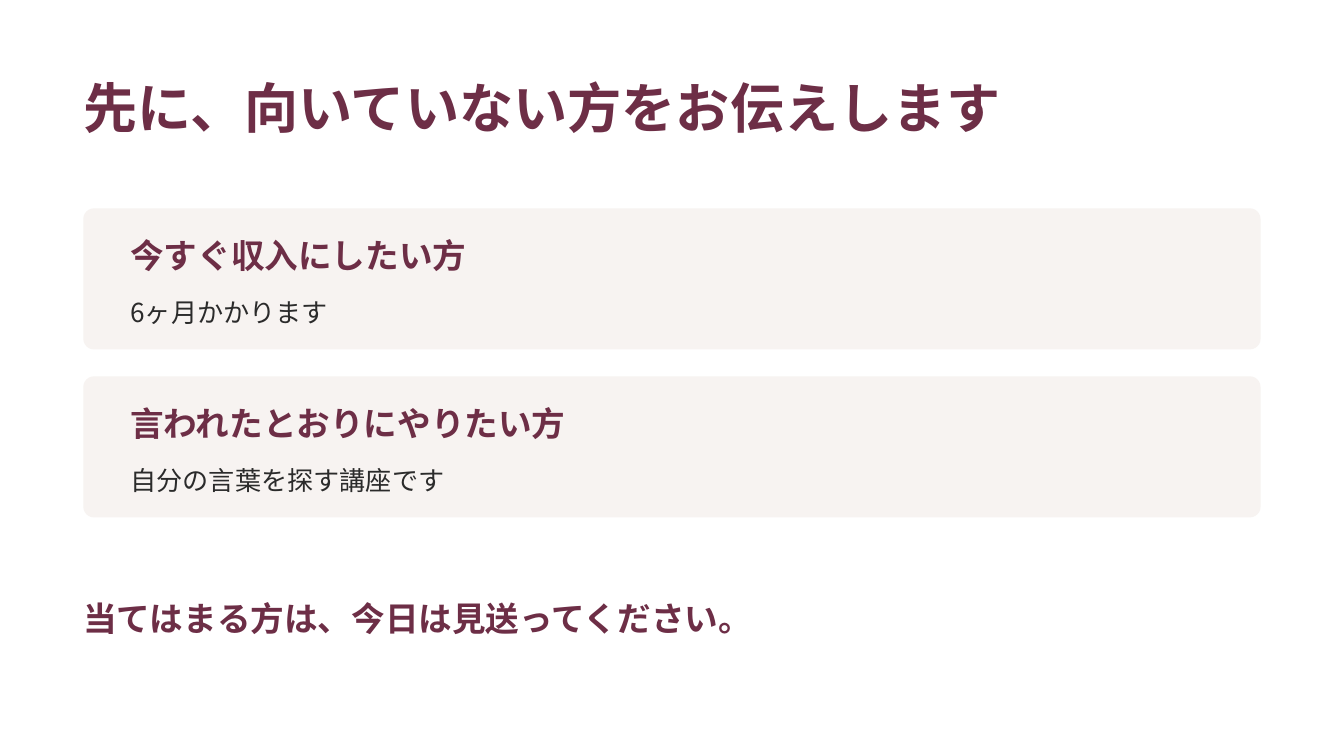
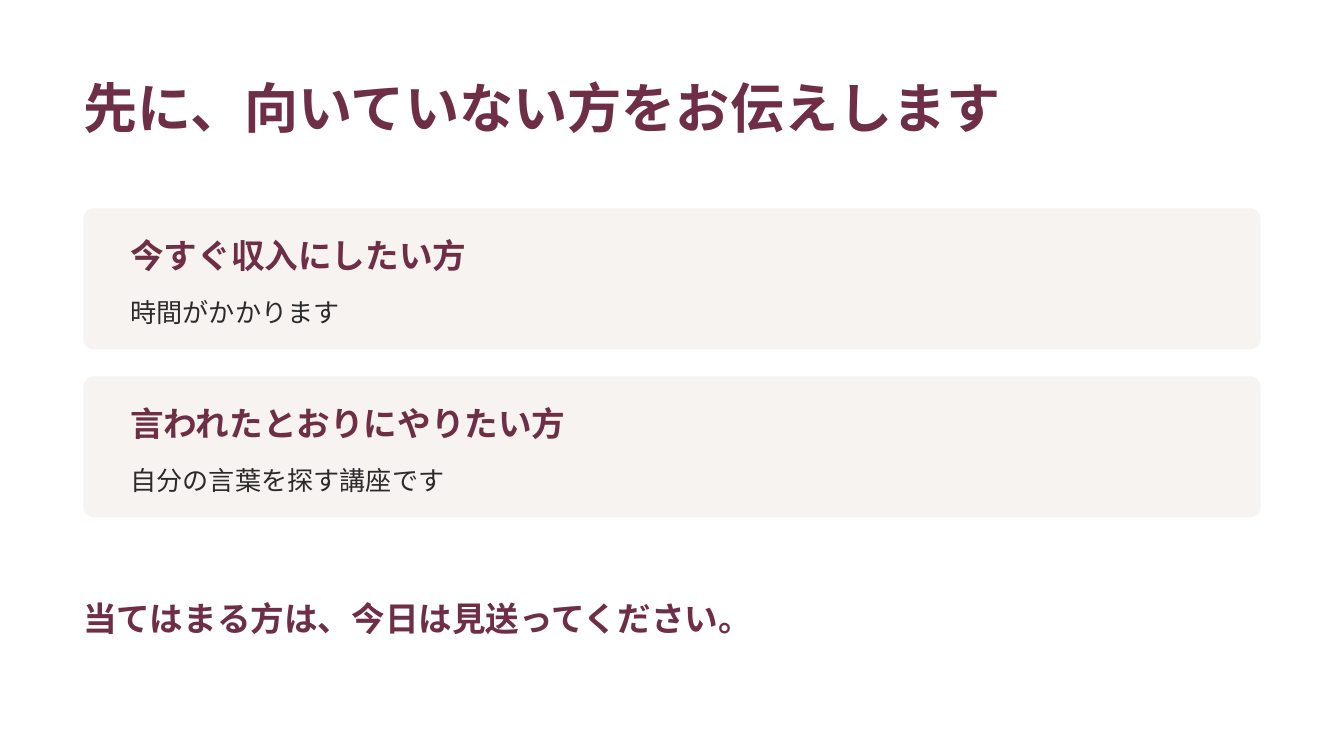
Before and after one commit to fashio17/potential-lamp, a slide deck: slide 20 of 運用/スライド/説明会_20260916.pptx. Drawn at 1344x756 pixels with LibreOffice and Linux fonts; fonts in the diff are those of the drawing. Boxes give left, top, right and bottom in pixels: in the first picture for what was removed or moved away, otherwise in the second. Text is boxed around its words. In the diff, an @@ line names an element or a change of style, - is before the commit and + after.

```diff
--- a/運用/スライド/説明会_20260916.pptx
+++ b/運用/スライド/説明会_20260916.pptx
@@ text at (x1=130, y1=300, x2=339, y2=324): text changed @@
-6ヶ月かかります
+時間がかかります
```
Also in this commit, not shown: 7 other slides changed, 2 slides added, 2 slides removed, 2 other files.
